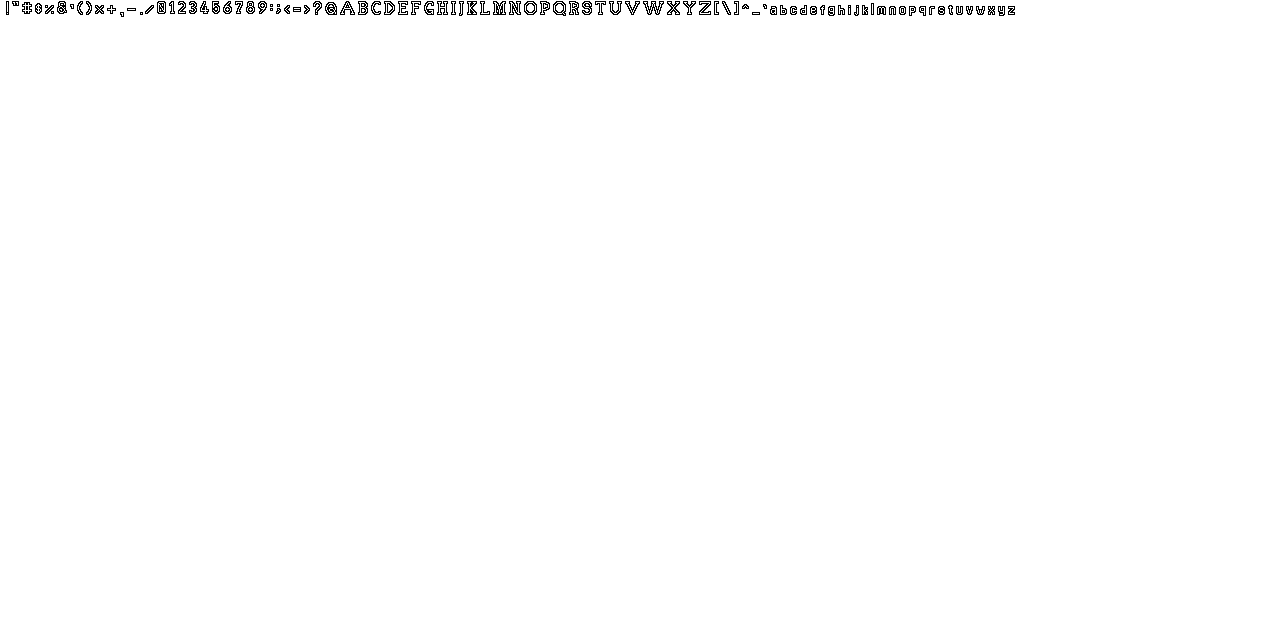
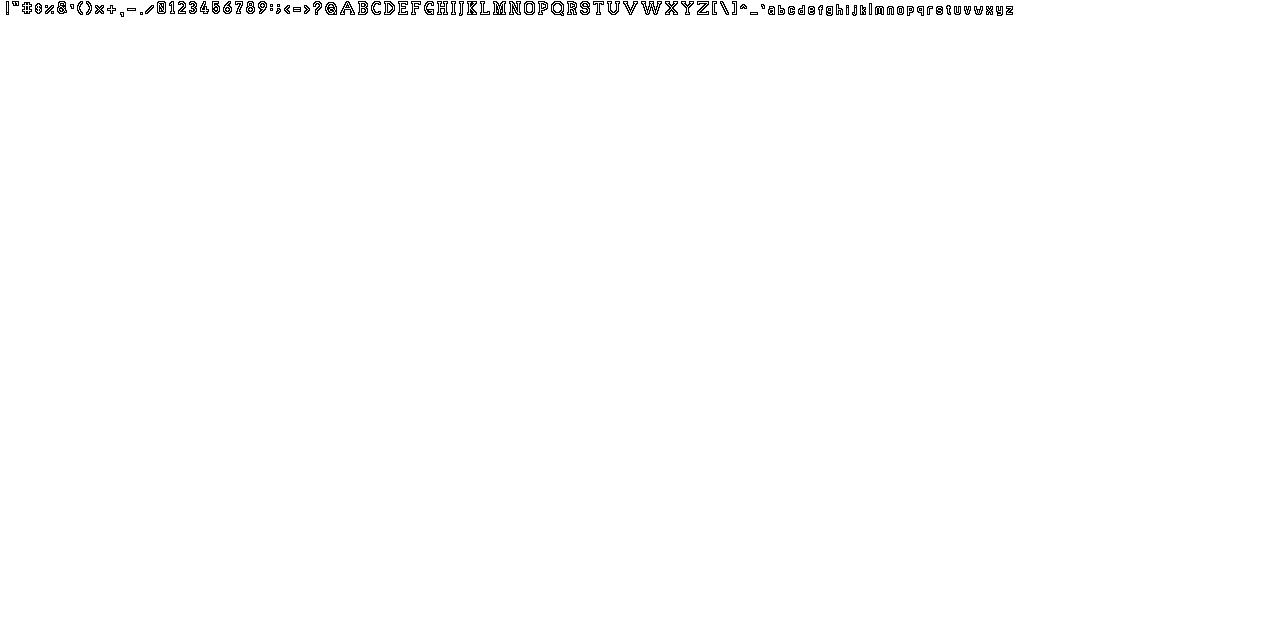
Layered file, before and after one edit (1280×640). Changes by layer:
painted on "alphabeth2.png" over left=524, top=1, right=1015, bottom=16
